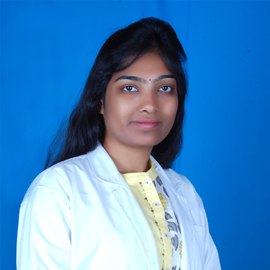
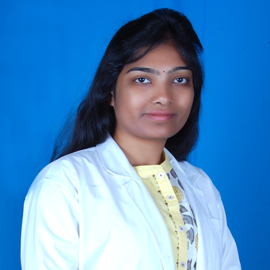
Comparing the layer stacks of the two w=270, h=270 images. Changes:
added layer "Layer 4" above "Layer 2 copy" over [left=0, top=0, right=270, bottom=270]
